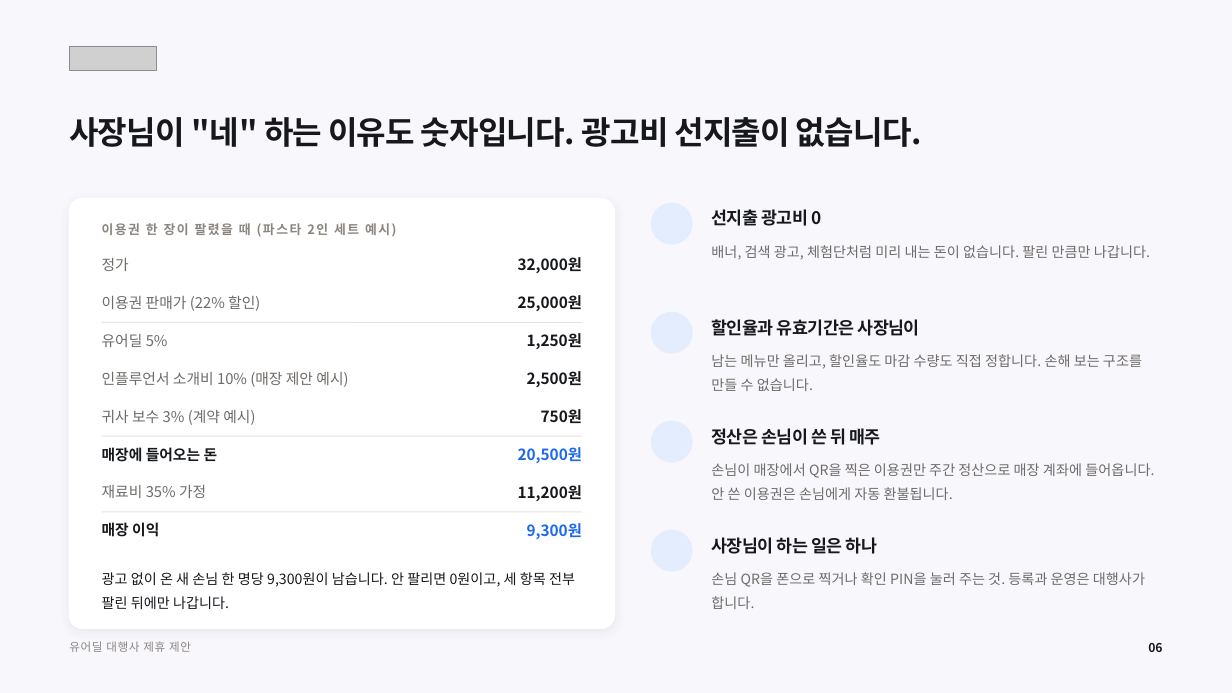
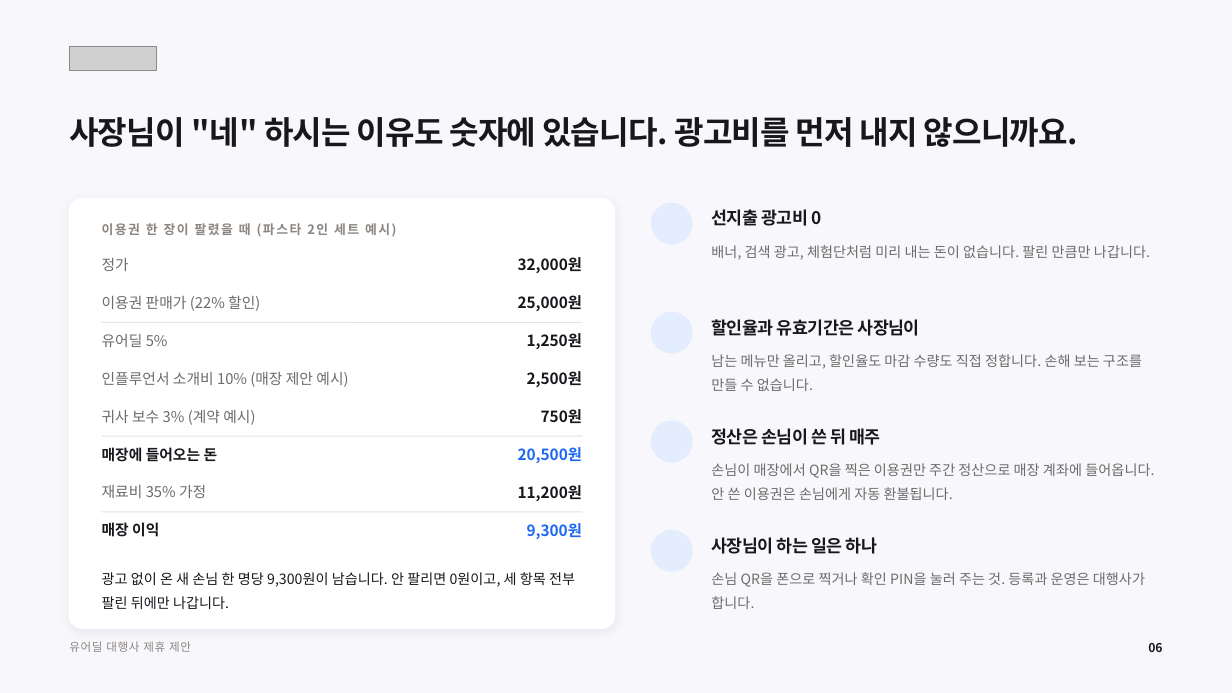
Before and after one commit to tobe2111/ur-live, a slide deck: slide 6 of docs/business/proposals/urdeal-agency-proposal.pptx. Drawn at 1232x693 pixels with LibreOffice and Linux fonts; fonts in the diff are those of the drawing; grey boxes stand for pictures; background and template pictures are left out. Boxes give left, top, right and bottom in pixels: in the first picture for what was removed or moved away, otherwise in the second. Text is boxed around its words. In the diff, an @@ line names an element or a change of style, - is before the commit and + after.

```diff
--- a/docs/business/proposals/urdeal-agency-proposal.pptx
+++ b/docs/business/proposals/urdeal-agency-proposal.pptx
@@ text at (69,117,1079,147): text changed @@
-사장님이 "네" 하는 이유도 숫자입니다. 광고비 선지출이 없습니다.
+사장님이 "네" 하시는 이유도 숫자에 있습니다. 광고비를 먼저 내지 않으니까요.
```
Also in this commit, not shown: 15 other slides changed, 10 other files.
